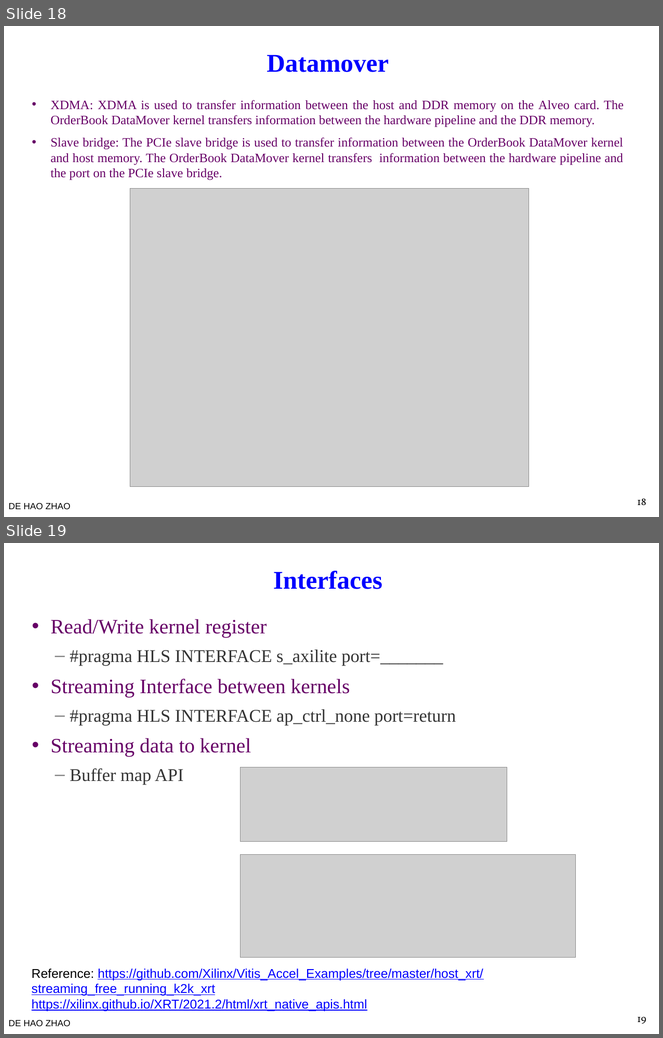
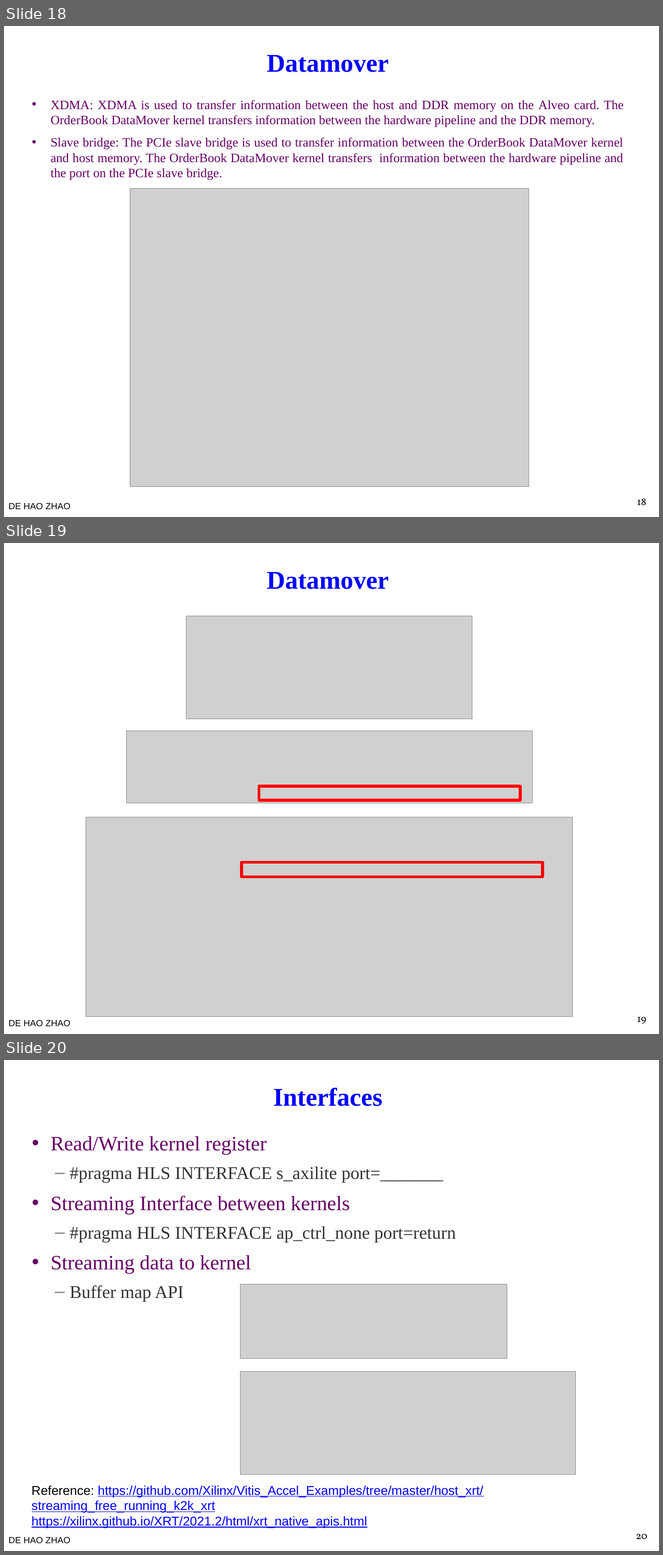
Before and after one commit to bol-edu/course-lab_aat, a slide deck: lecture/AAT.pptx. Shown one above the other, each under a label of ours: slides 18 and 19 before the commit, slides 18, 19 and 20 after it. The pictures are 663x1038 and 663x1555 pixels, drawn with LibreOffice and Linux fonts; fonts in the diff are those of the drawing; grey boxes stand for pictures; background and template pictures are left out. Boxes give left, top, right and bottom in pixels: in the first picture for what was removed or moved away, otherwise in the second. Text is boxed around its words. In the diff, an @@ line names an element or a change of style, - is before the commit and + after.

```diff
--- a/lecture/AAT.pptx
+++ b/lecture/AAT.pptx
@@ slide 19 added at [4, 543, 659, 1034], background #FFFFFF; not listed: 1 template element that a slide beside it also shows @@
@@ title added at [267, 572, 389, 589], 40 pt, text #0000FF, bold @@
+Datamover
@@ picture added at [187, 616, 472, 719] @@
@@ picture added at [127, 731, 532, 804] @@
@@ rectangle added at [259, 787, 520, 800], outline #FF0000 4.5 pt @@
@@ picture added at [86, 817, 572, 1017] @@
@@ rectangle added at [242, 863, 543, 877], outline #FF0000 4.5 pt @@
@@ page number added at [637, 1017, 647, 1025], 16 pt, text #000000 @@
+19
@@ what was slide 19 is now slide 20 @@
@@ page number at [636, 1534, 648, 1539]: text changed @@
-19
+20
```
Also in this commit, not shown: 5 slides changed, 2 other slides added, 1 slide removed.
